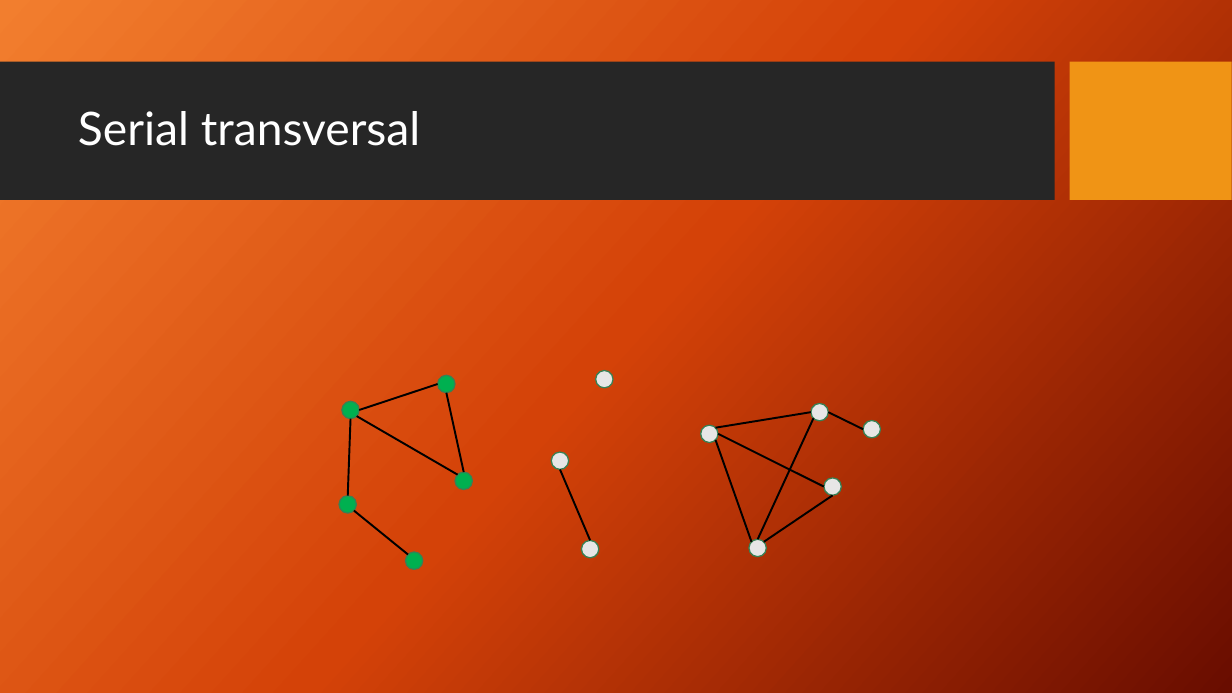
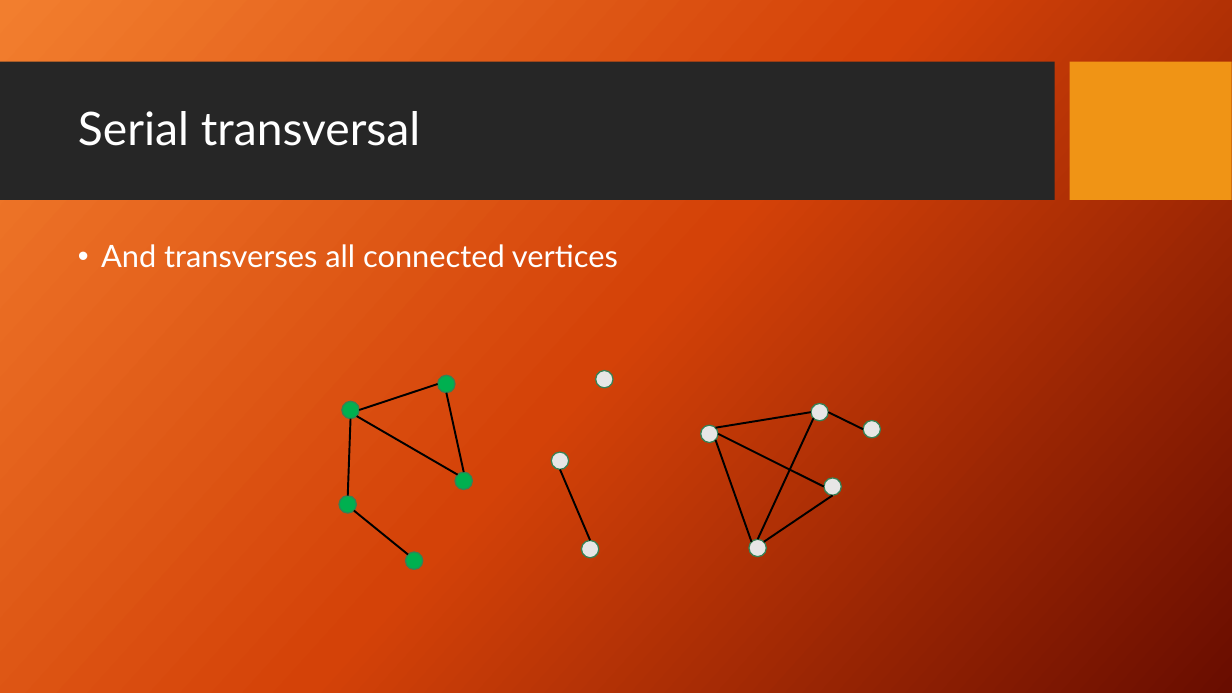
Before and after one commit to Aphlax/Parallelepipeds, a slide deck: slide 9 of FinalPresentation_Parallel Connected Components.pptx (slide 7 before the commit). Drawn at 1232x693 pixels with LibreOffice and Linux fonts; fonts in the diff are those of the drawing; background and template pictures are left out. Boxes give left, top, right and bottom in pixels: in the first picture for what was removed or moved away, otherwise in the second. Text is boxed around its words. In the diff, an @@ line names an element or a change of style, - is before the commit and + after.

```diff
--- a/FinalPresentation_Parallel Connected Components.pptx
+++ b/FinalPresentation_Parallel Connected Components.pptx
@@ text added at (101,244,618,268), 24 pt, text #FFFFFF @@
+• And transverses all connected vertices
```
Also in this commit, not shown: 16 other slides changed, 25 slides added, 3 slides removed.
